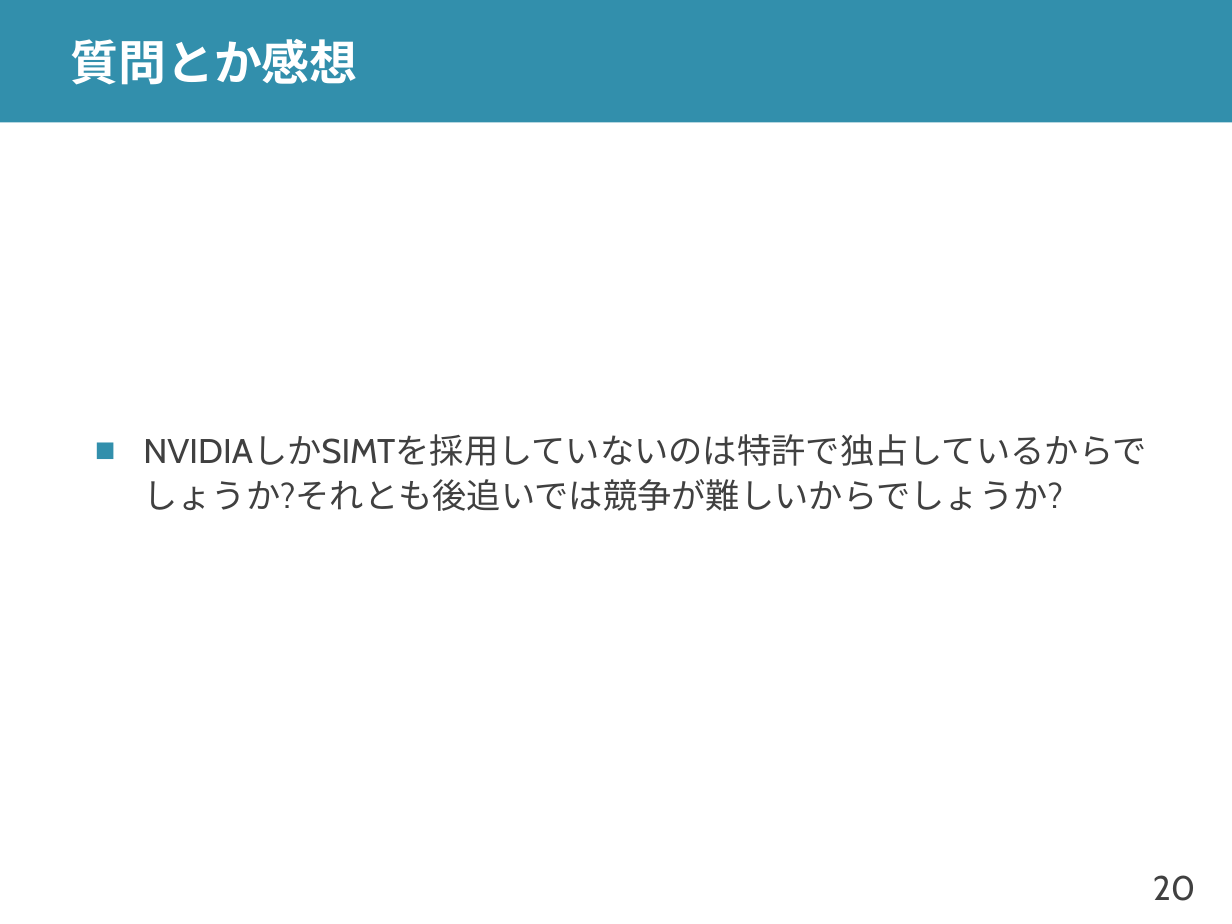
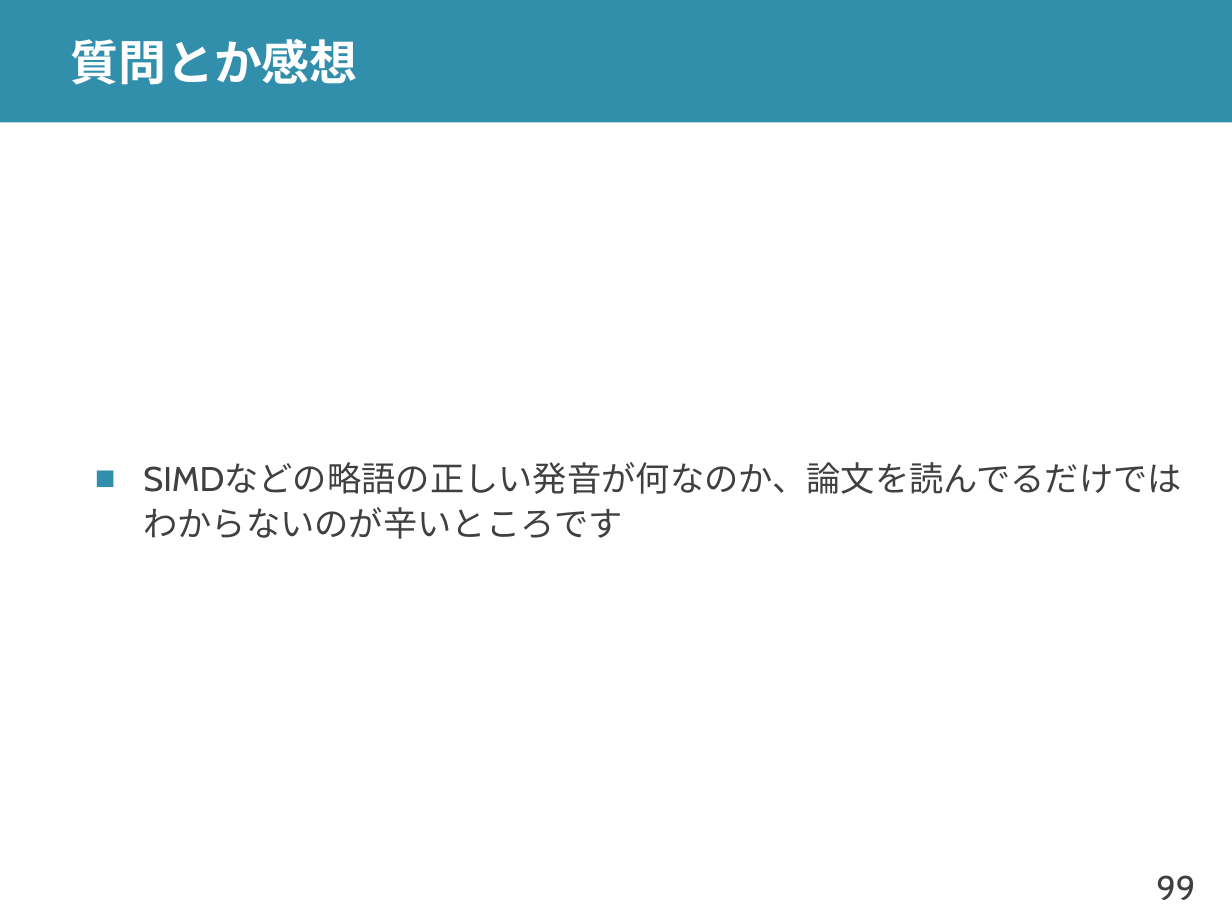
Before and after one commit to shioyadan/advanced-computer-organization, a slide deck: slide 99 of aco-shioya-12.pptx (slide 20 before the commit). Drawn at 1232x924 pixels with LibreOffice and Linux fonts; fonts in the diff are those of the drawing. Boxes give left, top, right and bottom in pixels: in the first picture for what was removed or moved away, otherwise in the second. Text is boxed around its words. In the diff, an @@ line names an element or a change of style, - is before the commit and + after.

```diff
--- a/aco-shioya-12.pptx
+++ b/aco-shioya-12.pptx
@@ text at (x1=143, y1=462, x2=1182, y2=539): text changed @@
-■ NVIDIAしかSIMTを採用していないのは特許で独占しているからでしょうか?それとも後追いでは競争が難しいからでしょうか?
+■ SIMDなどの略語の正しい発音が何なのか、論文を読んでるだけではわからないのが辛いところです
@@ page number at (x1=1156, y1=875, x2=1195, y2=900): text changed @@
-20
+99
```
Also in this commit, not shown: 10 other slides changed, 7 slides added, 11 slides removed, 1 other file.
